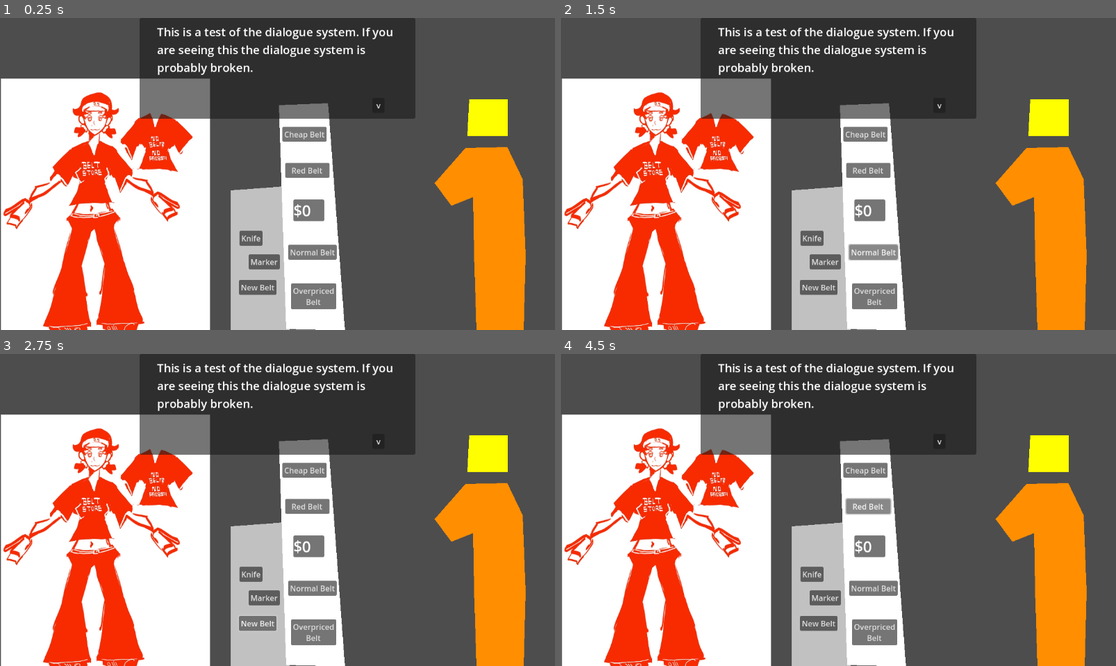
Above: before the commit, frames 1-4 (two rows, left to right).
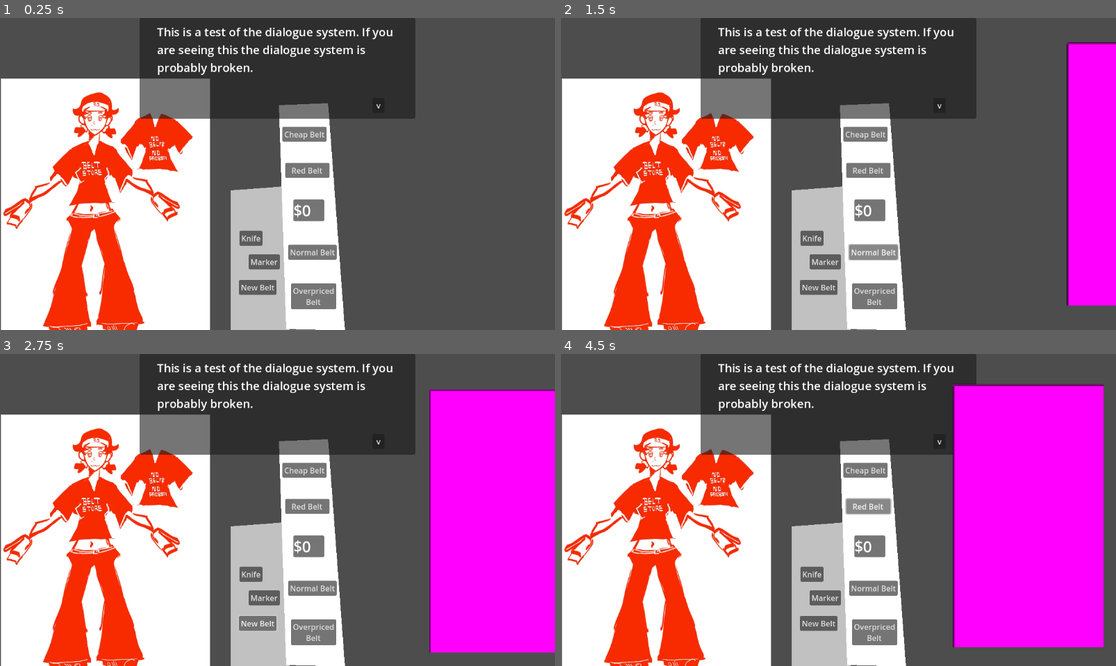
Above: after the commit, the same moments.

Repository: ChillidogBoi/JameGam56
Game: Godot game, scene res://Code/MainGameScene.tscn
Two runs of this game, one before a commit and one after it. Both use one fixed random seed, a clock stepped at 60 frames per second and the inputs below. The project has no main scene, so this scene is started directly.
Inputs:
- Up to frame 1 (0.25 s): no input
- Up to frame 2 (1.5 s): click "Normal Belt" at 0.5 s; click "Normal Belt" at 1.25 s
- Up to frame 3 (2.75 s): click "New Belt" at 2 s
- Up to frame 4 (4.5 s): click "New Belt" at 2.75 s; click "Cheap Belt" at 3.5 s; click "Red Belt" at 4.25 s

The runs differ from the first frame. In frame 1, 6.8% of the frame differs, in the area x 78-95%, y 26-100%; in frame 2, 13%; in frame 3, 19%; in frame 4, 23%, in the area x 70-98%, y 9-100%.
Error before the commit: Parse Error: Expected indented block for property after ":". (res://Code/main_loop.gd:5)

Commit message:
Prototype part 2

Diff:
--- a/Code/MainGameScene.tscn
+++ b/Code/MainGameScene.tscn
@@ -27,21 +27,7 @@
 [node name="top" type="Polygon2D" parent="Node2D/Table"]
 polygon = PackedVector2Array(716, 649, 681, 177, 579, 181, 594, 646)
 
-[node name="Customer" type="Node2D" parent="Node2D"]
-position = Vector2(129, -1)
-
-[node name="Polygon2D" type="Polygon2D" parent="Node2D/Customer"]
-position = Vector2(685, 22)
-color = Color(1, 1, 0, 1)
-polygon = PackedVector2Array(160, 148, 240, 148, 240, 224, 156, 224)
-
-[node name="Polygon2D2" type="Polygon2D" parent="Node2D/Customer"]
-position = Vector2(1079, 5)
-scale = Vector2(-1, 1)
-color = Color(1, 0.5568628, 0, 1)
-polygon = PackedVector2Array(155, 264, 242, 266, 306, 339, 271, 386, 226, 368, 224, 487, 219, 644, 121, 645, 117, 489, 123, 331)
-
-[node name="UI" type="Control" parent="."]
+[node name="UI" type="Control" parent="." node_paths=PackedStringArray("dialogue_box", "track")]
 layout_mode = 3
 anchors_preset = 15
 anchor_right = 1.0
@@ -49,6 +35,8 @@
 grow_horizontal = 2
 grow_vertical = 2
 script = ExtResource("2_l8phu")
+dialogue_box = NodePath("Dialogue")
+track = NodePath("../track")
 
 [node name="Belts" type="Control" parent="UI"]
 anchors_preset = 0
--- a/Code/customer_base.tscn
+++ b/Code/customer_base.tscn
@@ -36,17 +36,36 @@
 "values": [Vector2(0, 0)]
 }
 
+[sub_resource type="Animation" id="Animation_nnyrb"]
+resource_name = "stop"
+tracks/0/type = "value"
+tracks/0/imported = false
+tracks/0/enabled = true
+tracks/0/path = NodePath(".:position")
+tracks/0/interp = 1
+tracks/0/loop_wrap = true
+tracks/0/keys = {
+"times": PackedFloat32Array(0),
+"transitions": PackedFloat32Array(1),
+"update": 0,
+"values": [Vector2(0, 0)]
+}
+
 [sub_resource type="AnimationLibrary" id="AnimationLibrary_nnyrb"]
 _data = {
 &"RESET": SubResource("Animation_j6yxq"),
-&"hop": SubResource("Animation_m4602")
+&"hop": SubResource("Animation_m4602"),
+&"stop": SubResource("Animation_nnyrb")
 }
 
-[node name="Customer" type="Sprite2D"]
+[node name="Customer" type="Sprite2D" node_paths=PackedStringArray("anims")]
+visible = false
 texture = SubResource("PlaceholderTexture2D_j6yxq")
 script = ExtResource("1_m4602")
+anims = NodePath("AnimationPlayer")
 
 [node name="AnimationPlayer" type="AnimationPlayer" parent="."]
 libraries = {
 &"": SubResource("AnimationLibrary_nnyrb")
 }
+playback_default_blend_time = 0.5
--- a/Code/customer_class.gd
+++ b/Code/customer_class.gd
@@ -8,6 +8,7 @@
 @export_multiline var start_dialogue: String
 @export_multiline var end_dialogue_yes: String
 @export_multiline var end_dialogue_no: String
+@export var anims: AnimationPlayer
 var last_line_delivered: int = 0
 var dialogue_seperated: Array = []
 
@@ -24,5 +25,8 @@
 
 func end_dia_setup(answer: bool):
 	if answer:
-		for n:int in start_dialogue.count("&") + 1:
-			dialogue_seperated.append(start_dialogue.get_slice("&", n))
+		for n:int in end_dialogue_yes.count("&") + 1:
+			dialogue_seperated.append(end_dialogue_yes.get_slice("&", n))
+		return
+	for n:int in end_dialogue_no.count("&") + 1:
+		dialogue_seperated.append(end_dialogue_no.get_slice("&", n))
--- a/Code/dialogue_system.gd
+++ b/Code/dialogue_system.gd
@@ -4,5 +4,13 @@
 @export var label: Label
 
 
+func reset():
+	label.visible_characters = 0
+
+func speak():
+	for n in label.text.length():
+		label.visible_characters += 1
+		await get_tree().create_timer(0.01).timeout
+
 func _on_continue_pressed():
 	next.emit()
--- a/Code/main_loop.gd
+++ b/Code/main_loop.gd
@@ -2,9 +2,25 @@
 
 const cust_start_pos = Vector2(1368, 374)
 @export var dialogue_box: PanelContainer
-@export var track:
+@export var track: Node2D
+
+
+func _ready():
+	run_customer($"../track/Customer")
 
 
 func run_customer(cust: Customer):
-	cust.position = cust_start_pos
-	cust.
+	customer_walkup(cust)
+
+
+
+func customer_walkup(cust: Customer):
+	track.position = cust_start_pos
+	cust.visible = true
+	cust.anims.play("hop")
+	var adder = 0.001
+	while track.position.x > 970:
+		track.position.x = lerp(track.position.x, 960.0, adder)
+		adder += 0.0001
+		await get_tree().create_timer(0.01).timeout
+	cust.anims.play("stop")
Not shown: 1 places in Code/MainGameScene.tscn that only renumber resources
Not shown: 1 places in Code/customer_base.tscn that only renumber resources
